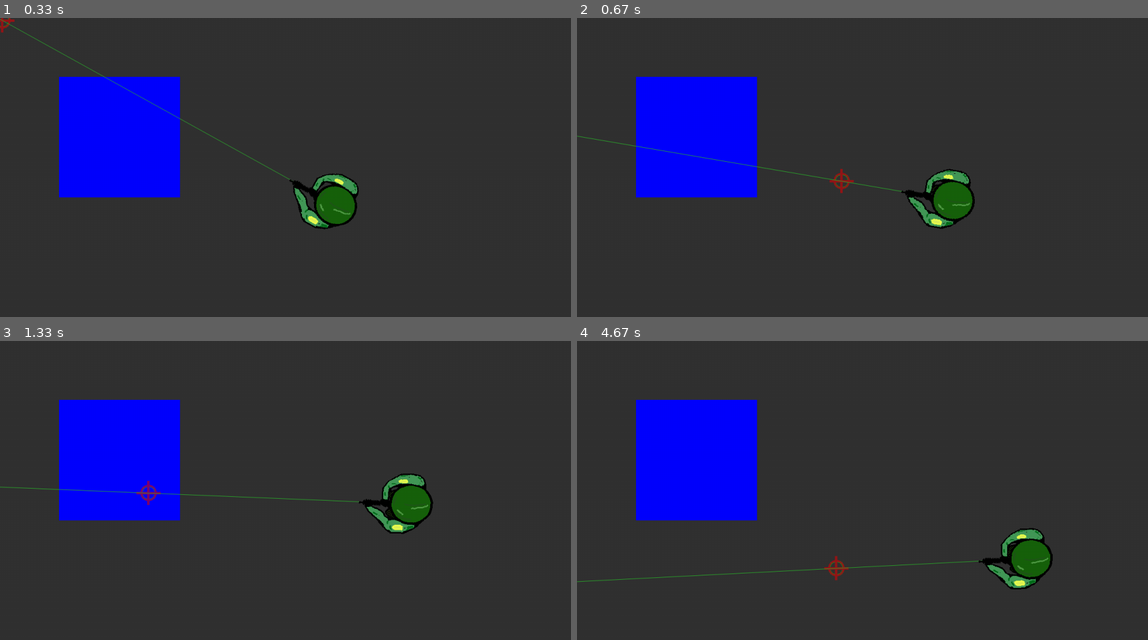
Above: before the commit, frames 1-4 (two rows, left to right).
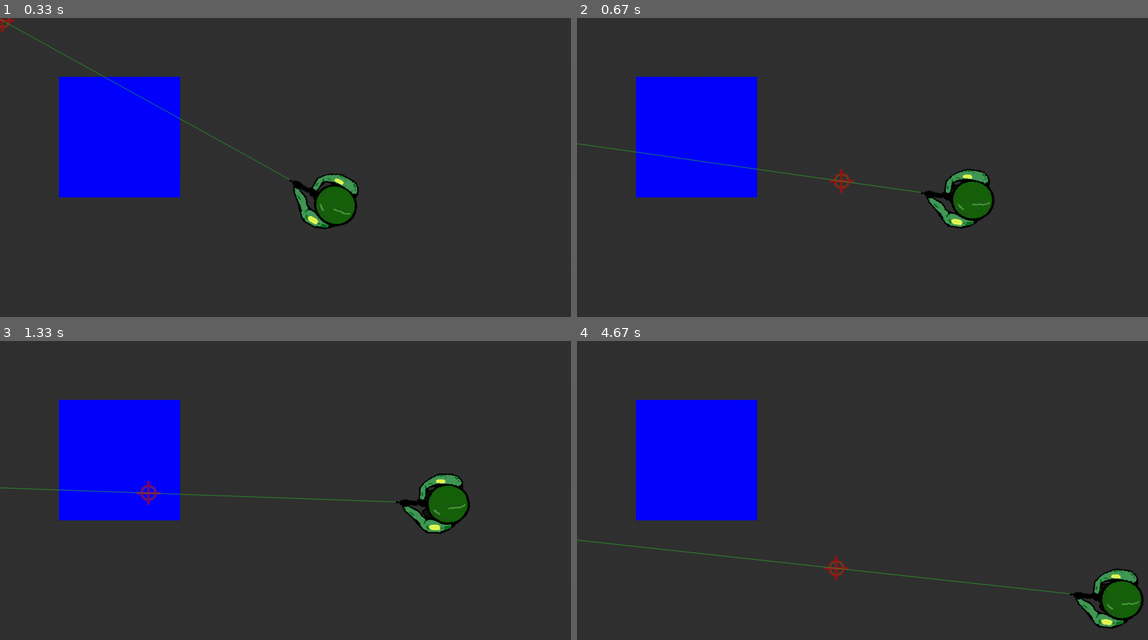
Above: after the commit, the same moments.

Repository: maxhayes/Basic-pygame-trig-test
Game: pygame game, started from MAIN.py
Two runs of this game, one before a commit and one after it. Both use one fixed random seed, a clock stepped at 60 frames per second and the inputs below.
Inputs (mouse positions are in pixels of both pictures, inside the frame that each line leads up to):
- Up to frame 1 (0.33 s): no input
- Up to frame 2 (0.67 s): hold D from 0.33 s (still down); move the mouse to (839, 179) at 0.37 s
- Up to frame 3 (1.33 s): release D at 0.8 s; hold W 0.83-1.13 s; move the mouse to (468, 481) at 0.87 s; hold D from 1.17 s (still down); move the mouse to (148, 493) at 1.2 s
- Up to frame 4 (4.67 s): release D at 1.63 s; hold A 1.67-2.2 s; move the mouse to (685, 445) at 1.7 s; hold S 2.23-2.53 s; move the mouse to (948, 385) at 2.27 s; hold A 2.57-2.97 s; move the mouse to (931, 517) at 2.6 s; hold W 3-3.37 s; move the mouse to (714, 379) at 3.03 s; hold D 3.4-4.03 s; move the mouse to (873, 388) at 3.43 s; hold S 4.07-4.43 s; move the mouse to (725, 430) at 4.1 s; hold A from 4.47 s (still down); move the mouse to (833, 568) at 4.5 s

Frame 1 is identical in both runs. In frame 2, 2.2% of the frame differs, in the area x 0-74%, y 39-71%; in frame 3, 3.0%; in frame 4, 3.6%, in the area x 0-100%, y 62-97%.

Commit message:
fixed speed for consistency

Diff:
--- a/MAIN.py
+++ b/MAIN.py
@@ -14,10 +14,10 @@
 # create event/actions & conductor using event_handling
 exes = []
 
-p1_up = Event_exe(K_w, player.moveup, player.movedown, exes)
-p1_down = Event_exe(K_s, player.movedown, player.moveup, exes)
-p1_left = Event_exe(K_a, player.moveleft, player.moveright, exes)
-p1_right = Event_exe(K_d, player.moveright, player.moveleft, exes)
+p1_up = Event_exe(K_w, player.moveup, player.stopup, exes)
+p1_down = Event_exe(K_s, player.movedown, player.stopdown, exes)
+p1_left = Event_exe(K_a, player.moveleft, player.stopleft, exes)
+p1_right = Event_exe(K_d, player.moveright, player.stopright, exes)
 
 conductor = Event_conductor(exes)
 
--- a/constants.py
+++ b/constants.py
@@ -34,7 +34,8 @@
 
 # game experience constants
 
-PLAYER_SPEED = 1.5
+PLAYER_SPEED_b = 2.5
+PLAYER_SPEED_a = 1.5
 WALKING_SPEED = 6
 
 
--- a/player_class.py
+++ b/player_class.py
@@ -19,7 +19,7 @@
 class Player(pygame.sprite.Sprite):
 
     def __init__(self, image, start_x = 0, start_y = 0,
-                 player_speed = PLAYER_SPEED,
+                 player_speed = [PLAYER_SPEED_a, PLAYER_SPEED_b],
                  walking_speed = WALKING_SPEED):
 
         self.frame = 0
@@ -38,7 +38,8 @@
         self.pos_y = start_y
 
         self.walk_speed = walking_speed
-        self.speed = player_speed
+        self.speeda = player_speed[0]
+        self.speedb = player_speed[1]
         self.changex, self.changey = 0,0
 
 
@@ -51,17 +52,26 @@
     # light methods
 
     def moveup(self):
-        self.changey -= self.speed
+        self.changey -= self.speeda
     def movedown(self):
-        self.changey += self.speed
+        self.changey += self.speedb
     def moveleft(self):
-        self.changex -=self.speed
+        self.changex -=self.speeda
     def moveright(self):
-        self.changex += self.speed
+        self.changex += self.speedb
+
+    def stopup(self):
+        self.changey += self.speeda
+    def stopdown(self):
+        self.changey -= self.speedb
+    def stopleft(self):
+        self.changex +=self.speeda
+    def stopright(self):
+        self.changex -= self.speedb
 
     def move(self):
         self.frame += 1
-        self.choose_frame()
+        self.choose_feet_frame()
         self.rotate()
         self.rect.x += self.changex
         self.rect.y += self.changey
@@ -75,7 +85,7 @@
 
     # heavy methods
 
-    def choose_frame(self, current_frame = FRAME):
+    def choose_feet_frame(self, current_frame = FRAME):
 
         self.feet_image = self.orig_image
 
Not shown, changed: player sprite file.gal
